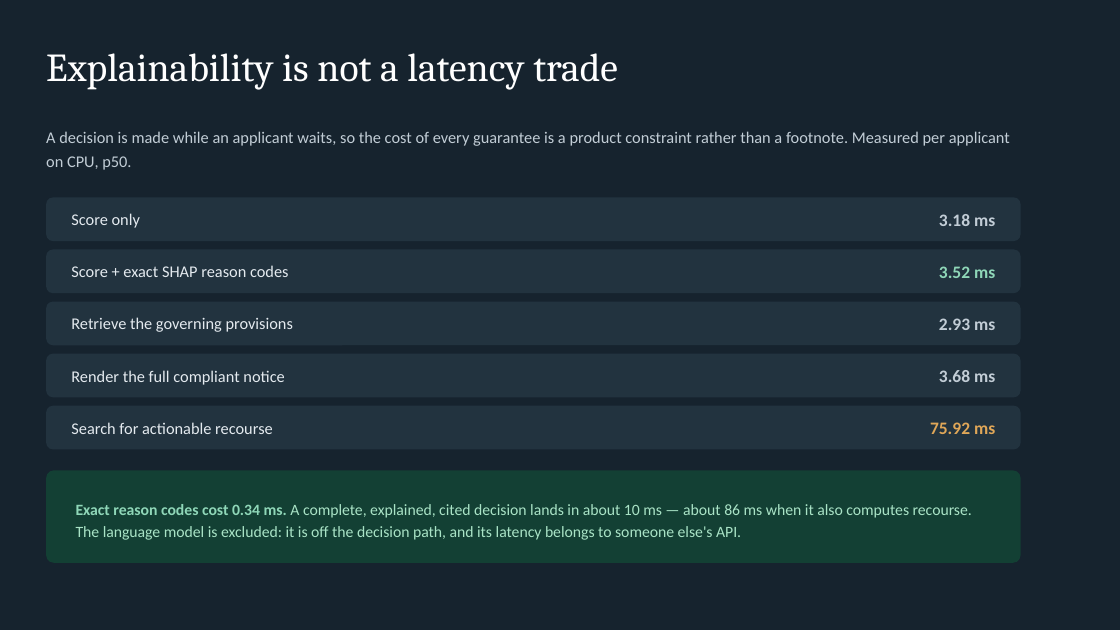
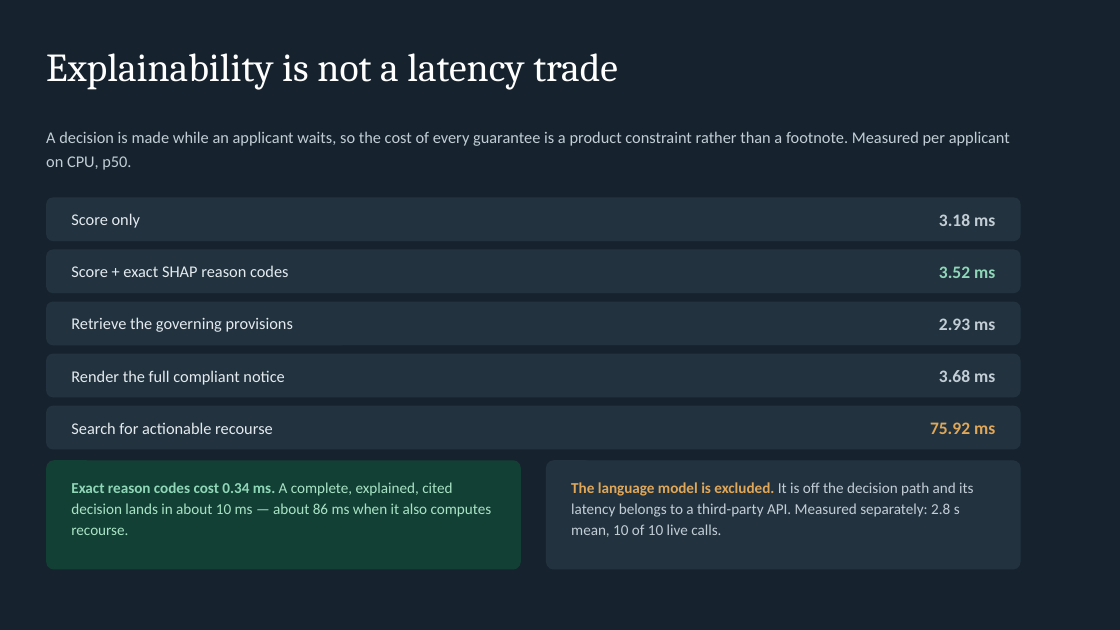
Before and after one commit to Nishantttt-ui/pratyaya, a slide deck: slide 19 of docs/Pratyaya-Synchrony-Hackathon.pptx (slide 17 before the commit). Drawn at 1120x630 pixels with LibreOffice and Linux fonts; fonts in the diff are those of the drawing. Boxes give left, top, right and bottom in pixels: in the first picture for what was removed or moved away, otherwise in the second. Text is boxed around its words. In the diff, an @@ line names an element or a change of style, - is before the commit and + after.

```diff
--- a/docs/Pratyaya-Synchrony-Hackathon.pptx
+++ b/docs/Pratyaya-Synchrony-Hackathon.pptx
@@ rounded rectangle: place and size @@
-rounded rectangle at [46, 471, 1021, 563]
+rounded rectangle at [46, 460, 521, 570]
@@ rounded rectangle at [46, 460, 521, 570]: proportions changed @@
@@ text "Exact reason codes cost 0.34 ..." at [71, 482, 492, 535]: vertical alignment middle to top @@
@@ rounded rectangle added at [546, 460, 1021, 570], fill #22333F @@
@@ text at [71, 482, 492, 535]: text changed; size 13.5 to 13 pt @@
-Exact reason codes cost 0.34 ms. A complete, explained, cited decision lands in about 10 ms — about 86 ms when it also computes recourse. The language model is excluded: it is off the decision path, and its latency belongs to someone else's API.
+Exact reason codes cost 0.34 ms. A complete, explained, cited decision lands in about 10 ms — about 86 ms when it also computes recourse.
@@ text added at [571, 482, 973, 537], 13 pt, text #C2CDD6 @@
+The language model is excluded. It is off the decision path and its latency belongs to a third-party API. Measured separately: 2.8 s mean, 10 of 10 live calls.
```
Also in this commit, not shown: 2 slides added, 4 other files.
